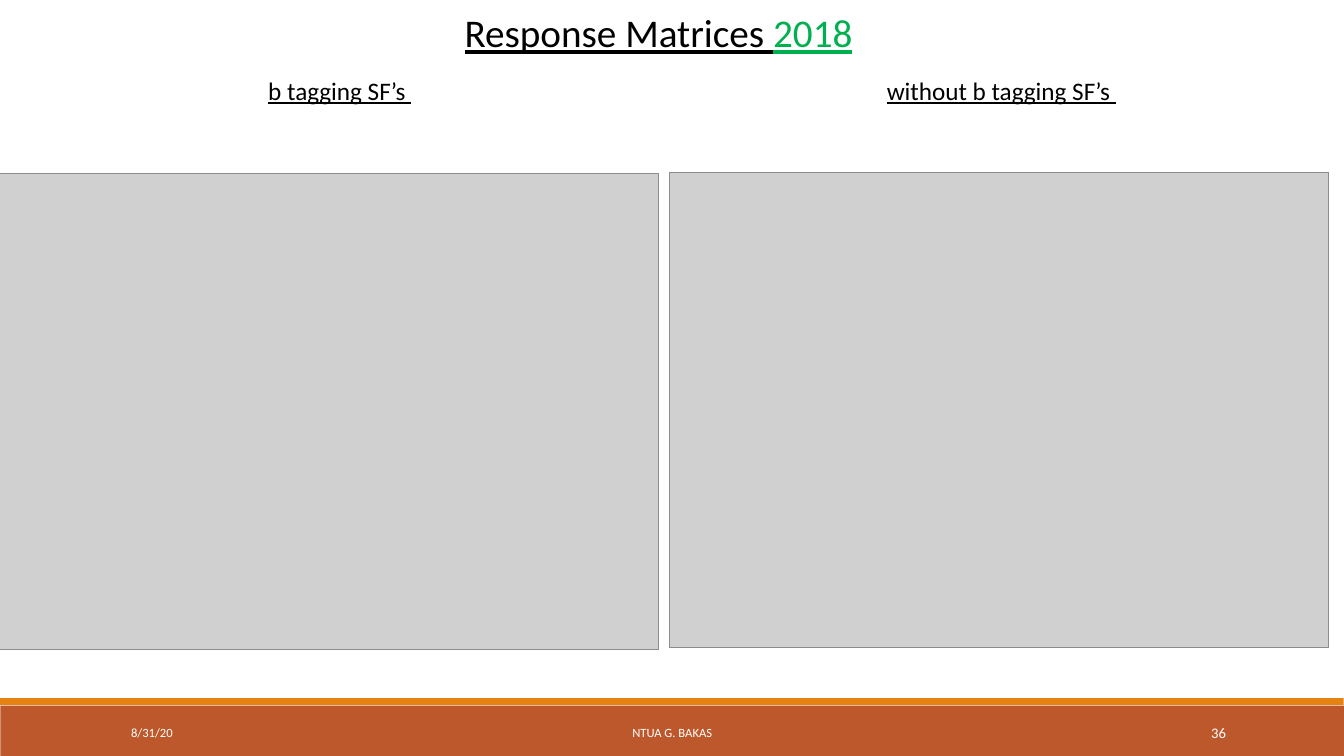
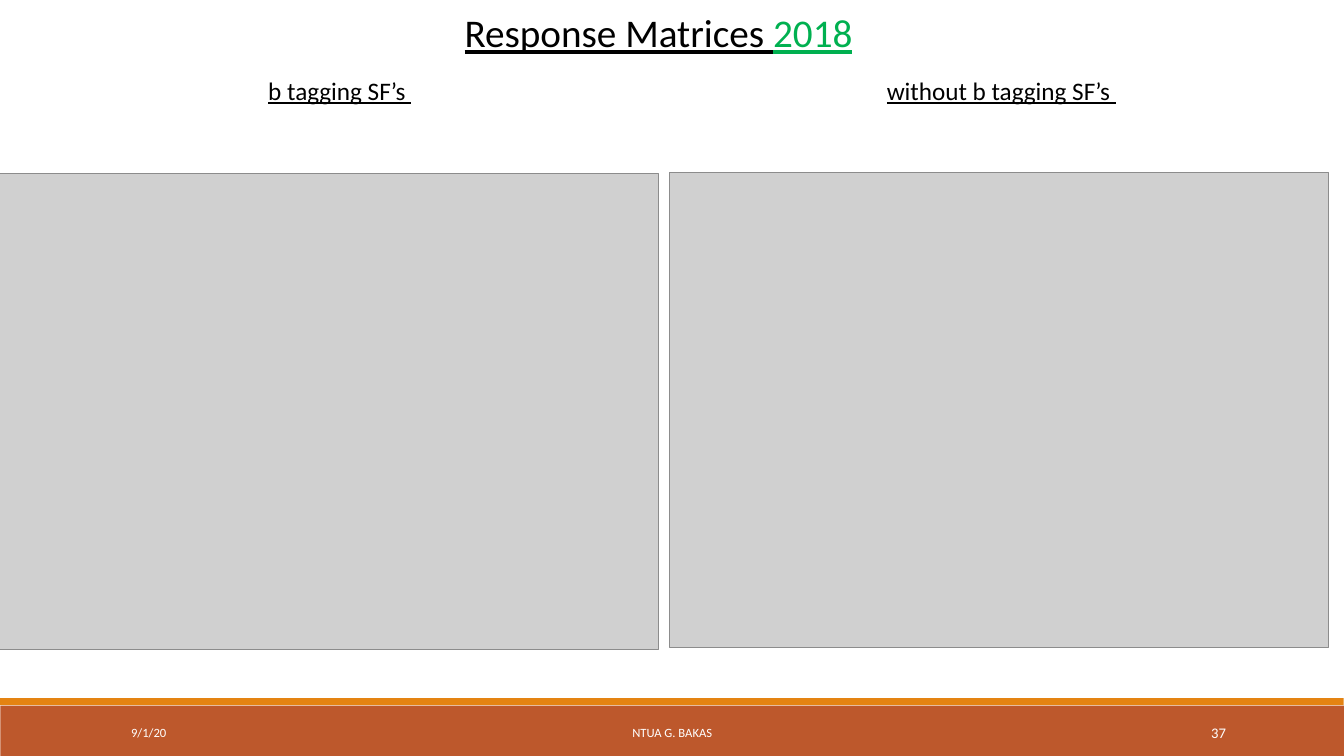
Before and after one commit to georgebakas/HEP-NTUA, a slide deck: slide 37 of Documents for Progress/AnalysisStatus_31August2020.pptx (slide 36 before the commit). Drawn at 1344x756 pixels with LibreOffice and Linux fonts; fonts in the diff are those of the drawing; grey boxes stand for pictures; background and template pictures are left out. Boxes give left, top, right and bottom in pixels: in the first picture for what was removed or moved away, otherwise in the second. Text is boxed around its words. In the diff, an @@ line names an element or a change of style, - is before the commit and + after.

```diff
--- a/Documents for Progress/AnalysisStatus_31August2020.pptx
+++ b/Documents for Progress/AnalysisStatus_31August2020.pptx
@@ text at <box>131,728,166,738</box>: text changed @@
-8/31/20
+9/1/20
@@ page number at <box>1211,728,1226,738</box>: text changed @@
-36
+37
```
Also in this commit, not shown: 35 other slides changed, 1 slide added, 14 other files.
